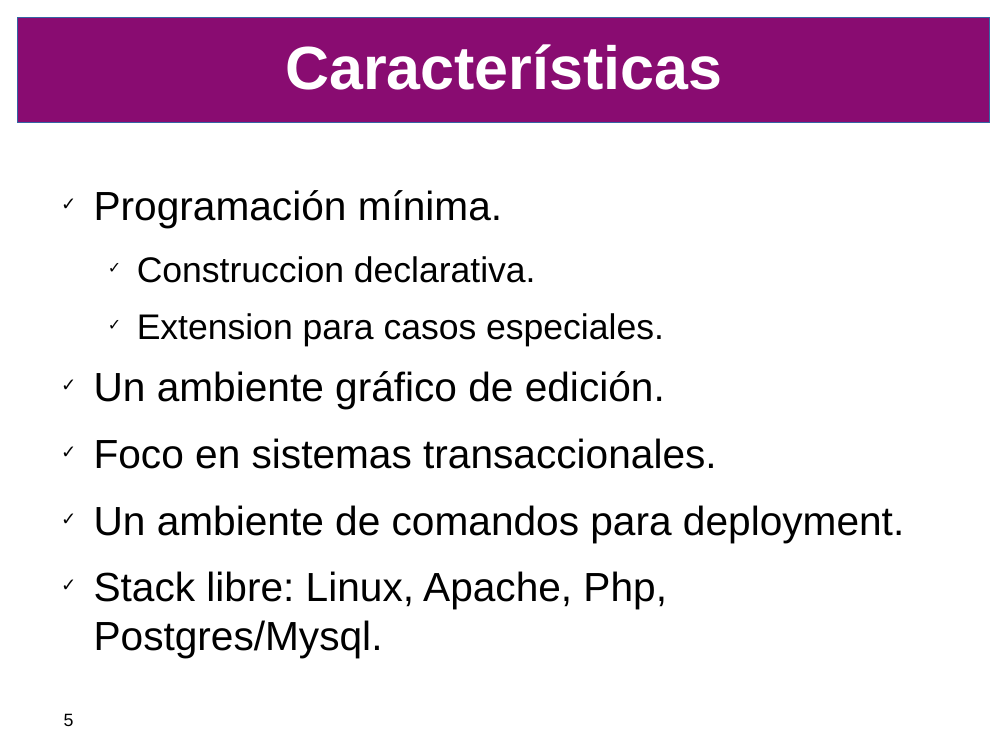
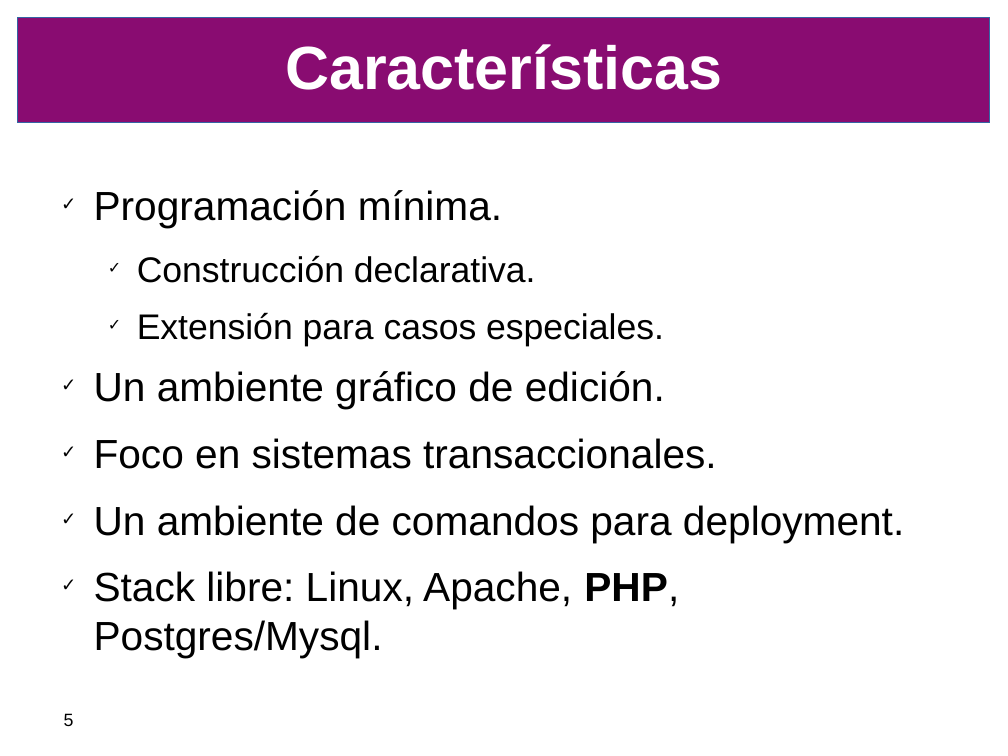
Before and after one commit to SIU-Toba/framework, a slide deck: slide 5 of doc/presentacion/CafeConf2006.odp. Drawn at 1008x756 pixels with LibreOffice and Linux fonts; fonts in the diff are those of the drawing; background and template pictures are left out. Boxes give left, top, right and bottom in pixels: in the first picture for what was removed or moved away, otherwise in the second. Text is boxed around its words. In the diff, an @@ line names an element or a change of style, - is before the commit and + after.

```diff
--- a/doc/presentacion/CafeConf2006.odp
+++ b/doc/presentacion/CafeConf2006.odp
@@ text at bbox=[137, 255, 664, 346]: text changed @@
-  ✓ Construccion declarativa.
-  ✓ Extension para casos especiales.
+  ✓ Construcción declarativa.
+  ✓ Extensión para casos especiales.
@@ text at bbox=[94, 571, 679, 658]: text changed @@
-✓ Stack libre: Linux, Apache, Php, Postgres/Mysql.
+✓ Stack libre: Linux, Apache, PHP, Postgres/Mysql.
```
Also in this commit, not shown: 8 other slides changed, 1 slide added.
